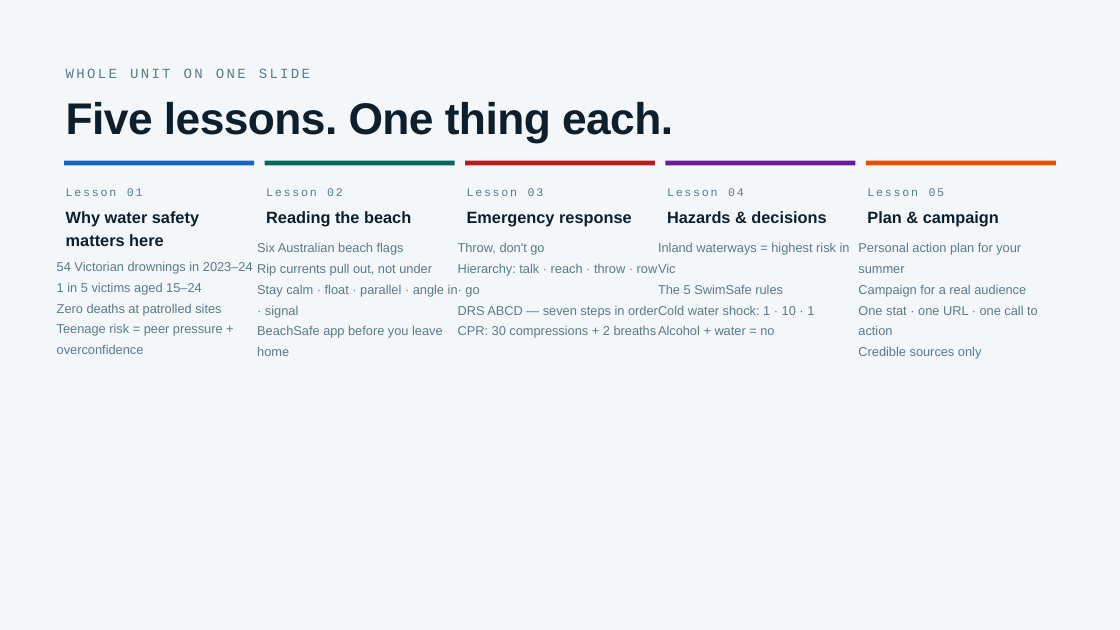
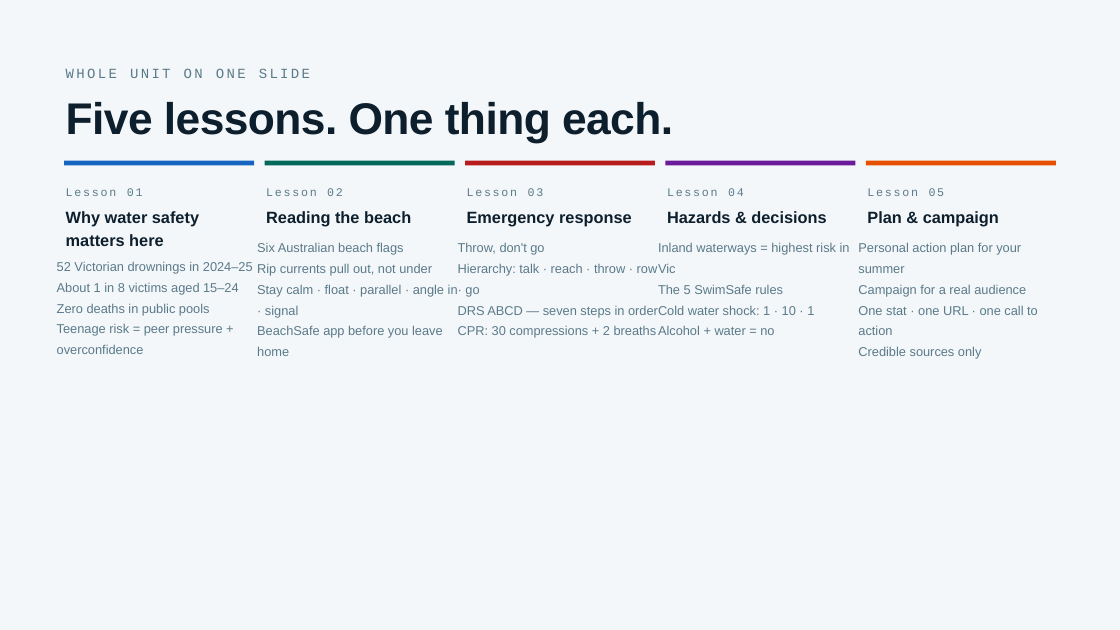
Before and after one commit to Emilie-Harrison/swim-water-safety, a slide deck: slide 40 of Swim_Water_Safety_Years_7-8.pptx. Drawn at 1120x630 pixels with LibreOffice and Linux fonts; fonts in the diff are those of the drawing. Boxes give left, top, right and bottom in pixels: in the first picture for what was removed or moved away, otherwise in the second. Text is boxed around its words. In the diff, an @@ line names an element or a change of style, - is before the commit and + after.

```diff
--- a/Swim_Water_Safety_Years_7-8.pptx
+++ b/Swim_Water_Safety_Years_7-8.pptx
@@ text at bbox=[57, 261, 253, 316]: text changed @@
-54 Victorian drownings in 2023–24
-1 in 5 victims aged 15–24
-Zero deaths at patrolled sites
+52 Victorian drownings in 2024–25
+About 1 in 8 victims aged 15–24
+Zero deaths in public pools
```
Also in this commit, not shown: 4 other slides changed, 1 slide added, 29 other files.
